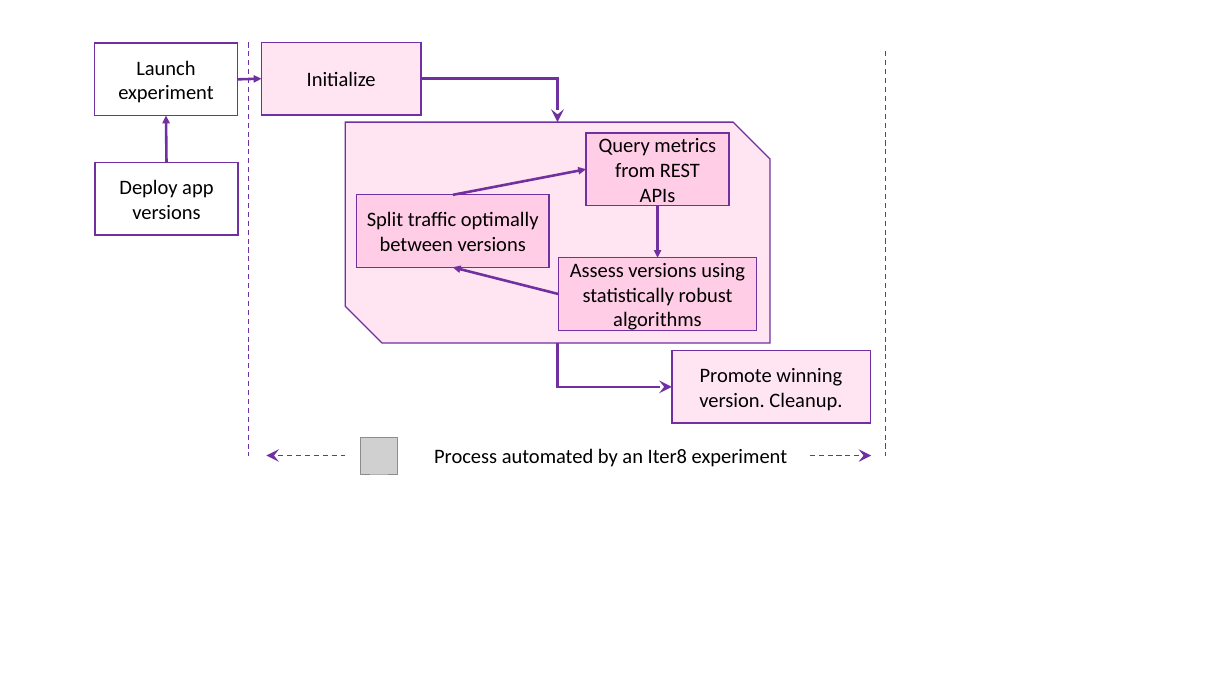
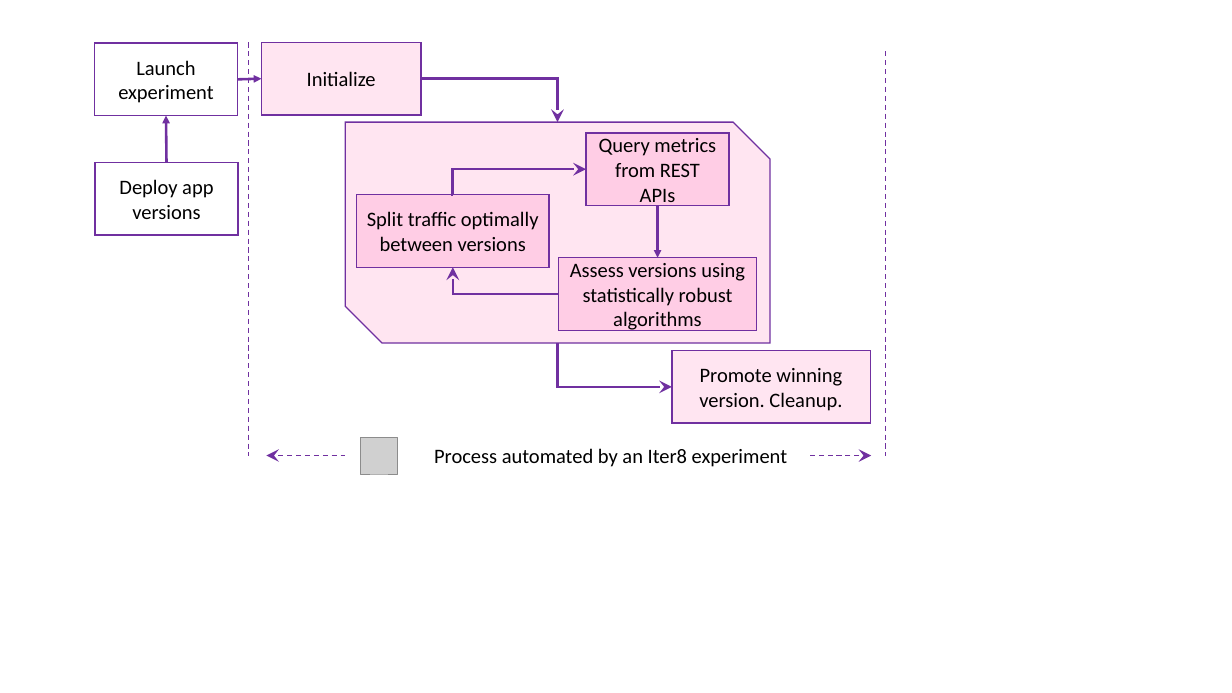
Before and after one commit to iter8-tools/iter8, a slide deck: slide 24 of mkdocs/src/assets/images/iter8++images.pptx. Drawn at 1232x693 pixels with LibreOffice and Linux fonts; fonts in the diff are those of the drawing; grey boxes stand for pictures. Boxes give left, top, right and bottom in pixels: in the first picture for what was removed or moved away, otherwise in the second. Text is boxed around its words. In the diff, an @@ line names an element or a change of style, - is before the commit and + after.

```diff
--- a/mkdocs/src/assets/images/iter8++images.pptx
+++ b/mkdocs/src/assets/images/iter8++images.pptx
@@ arrow (453, 195) - (586, 169): arrow to elbow arrow; route changed @@
@@ arrow (558, 294) - (453, 267): arrow to elbow arrow; route changed @@
```
Also in this commit, not shown: 1 other file.
